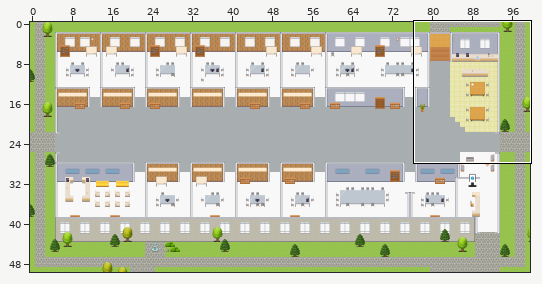
One commit to this Tiled map (JSON): maps/PH-Customer-Engagement-Platform-Digital-Engagement.tmj. Above: a wide view before the commit, with the close-up outlined.
Close-up. Earlier state:
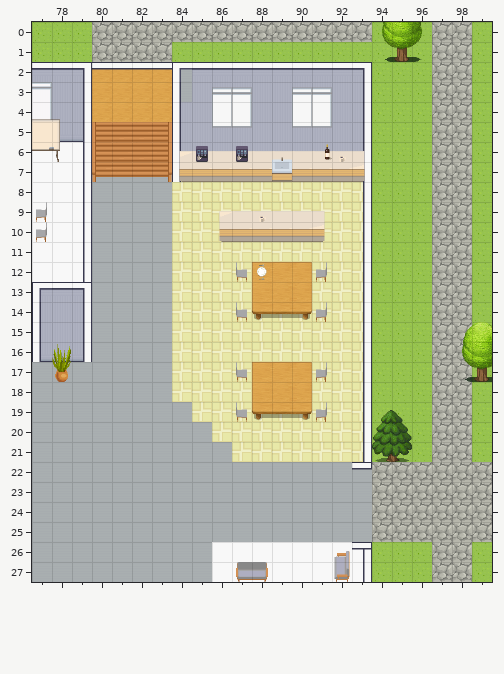
Cells are 32x32 px. Shown: x 77..99, y 0..27. The commit also changed other parts of the map, which this record leaves out.
After:
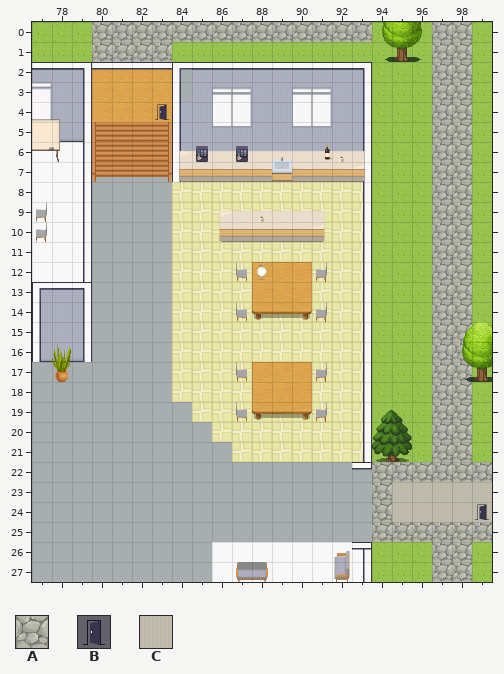
Key: from "Exterior": A 638; from "User_Zones": B 65; from "room2": C 328.
_ is an empty cell.
What changed:
Layer "outside":
y 23..24: x 95..99 AAAAA -> CCCCC
Layer "zones":
y 4: x 83 _ -> B
y 24: x 99 _ -> B
Where, in picture pixels (left, top, right, bottom), the same in both close-ups:
added: (155, 104, 169, 120)
changed: (392, 482, 492, 522)
